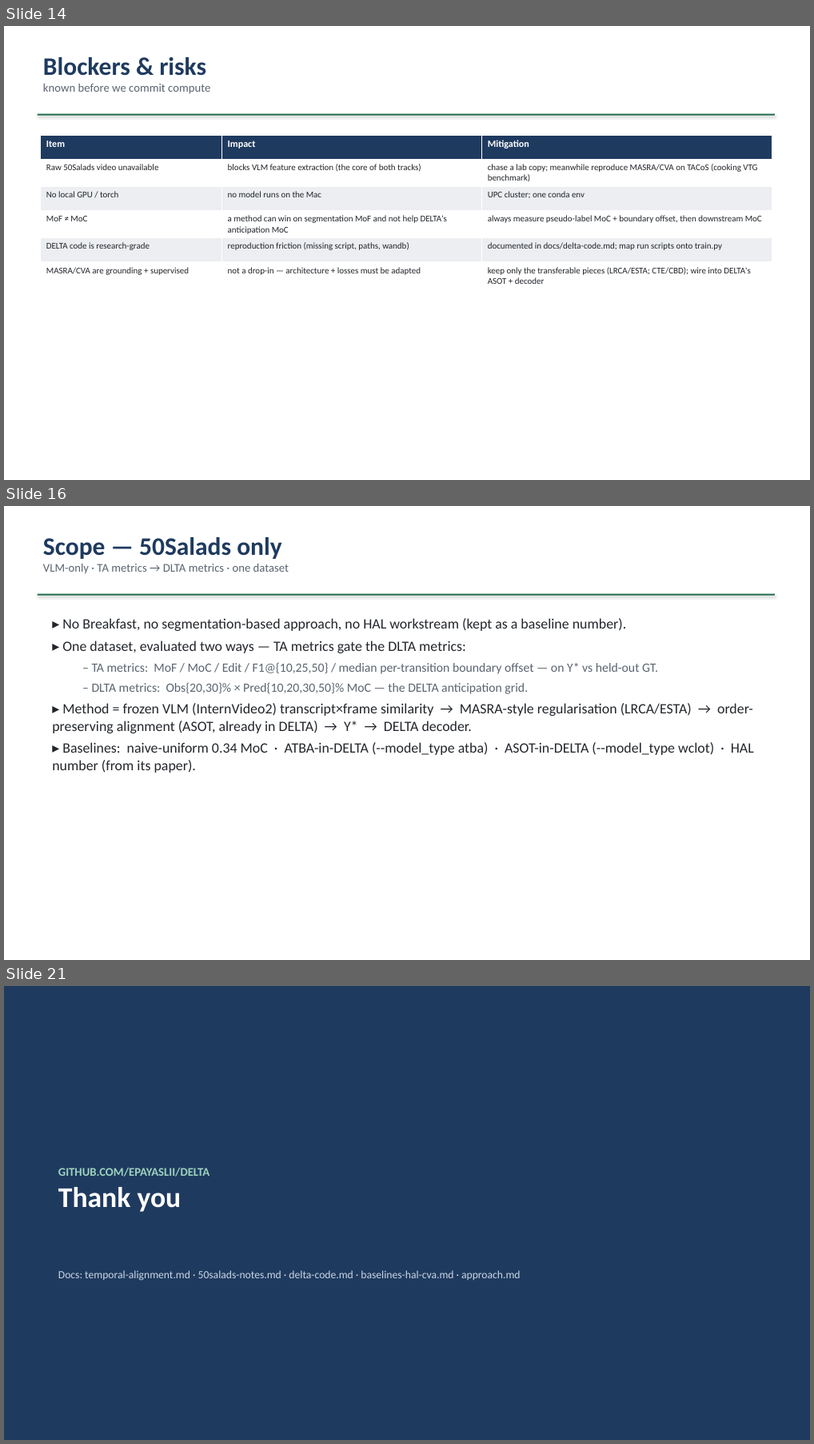
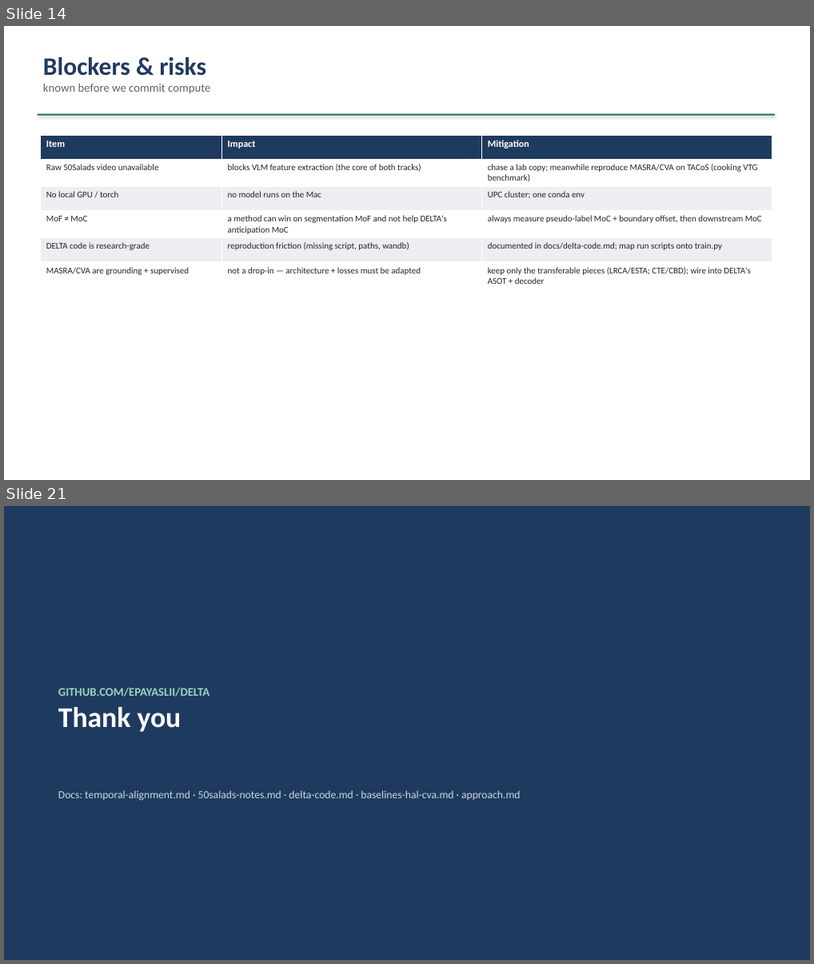
Before and after one commit to epayaslii/DELTA, a slide deck: slides/DELTA_progress.pptx. Shown one above the other, each under a label of ours: slides 14, 16 and 21 before the commit, slides 14 and 21 after it; the slides between them are not shown. The pictures are 814x1444 and 814x964 pixels, drawn with LibreOffice and Linux fonts; fonts in the diff are those of the drawing. Boxes give left, top, right and bottom in pixels: in the first picture for what was removed or moved away, otherwise in the second. Text is boxed around its words. In the diff, an @@ line names an element or a change of style, - is before the commit and + after.

Commit message:
Update the deck with measured results
The back half was still the pre-measurement plan (InternVideo2, "chase raw 50S
video", an M1-M7 schedule) with no numbers in it. Replaced with a results
section and refreshed the opening summary and takeaways.

New: the headline table (every method vs the naive-uniform floor), the
diagnostic evidence for why (0.94 frame similarity, 27% on the hard semantic
test, the self-confirmation trace), what the results do and don't imply, the
build/test status, and the asks -- GPU access with remote access confirmed
before the on-site weeks end, plus the direction call.

States plainly that 67 passing tests show the code is correct on synthetic
data, not that the method works.

```diff
--- a/slides/DELTA_progress.pptx
+++ b/slides/DELTA_progress.pptx
@@ slide 16 removed at [4, 506, 810, 960], background #FFFFFF @@
@@ text removed at [43, 537, 289, 574] @@
-Scope — 50Salads only
-VLM-only · TA metrics → DLTA metrics · one dataset
@@ rectangle removed at [38, 594, 775, 596] @@
@@ text removed at [52, 618, 754, 772] @@
-▸ No Breakfast, no segmentation-based approach, no HAL workstream (kept as a baseline number).
-▸ One dataset, evaluated two ways — TA metrics gate the DLTA metrics:
-  – TA metrics: MoF / MoC / Edit / F1@{10,25,50} / median per-transition boundary offset — on Y* vs held-out GT.
-  – DLTA metrics: Obs{20,30}% × Pred{10,20,30,50}% MoC — the DELTA anticipation grid.
-▸ Method = frozen VLM (InternVideo2) transcript×frame similarity → MASRA-style regularisation (LRCA/ESTA) → order-preserving alignment (ASOT, already in DELTA) → Y* → DELTA decoder.
-▸ Baselines: naive-uniform 0.34 MoC · ATBA-in-DELTA (--model_type atba) · ASOT-in-DELTA (--model_type wclot) · HAL number (from its paper).
```
Also in this commit, not shown: 3 slides changed, 5 slides added, 4 other slides removed, 1 other file.
